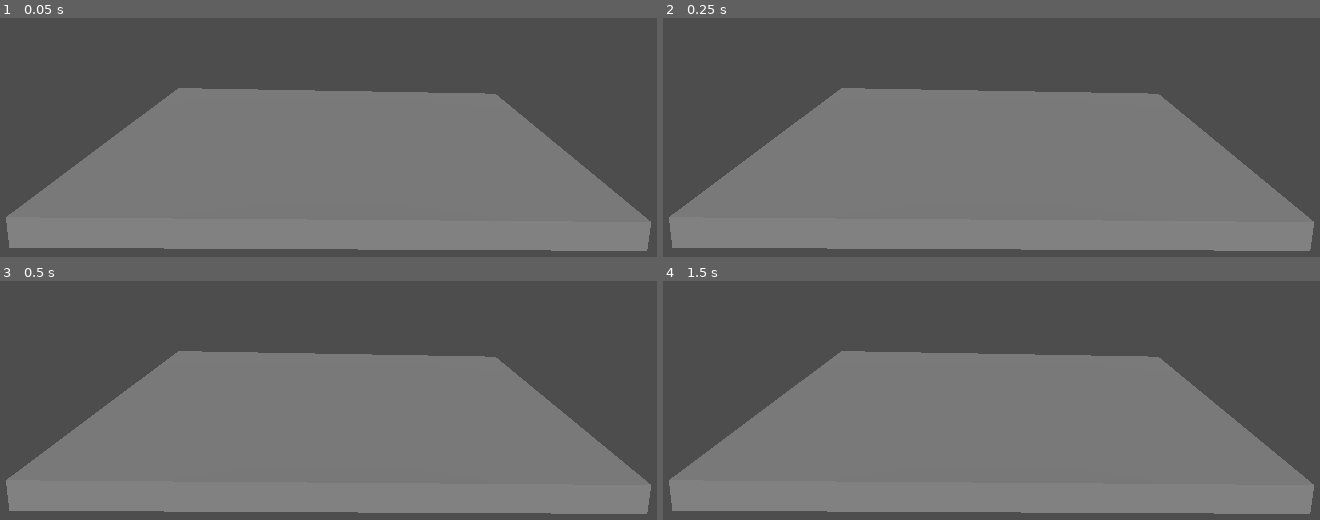
Above: before the commit, frames 1-4 (two rows, left to right).
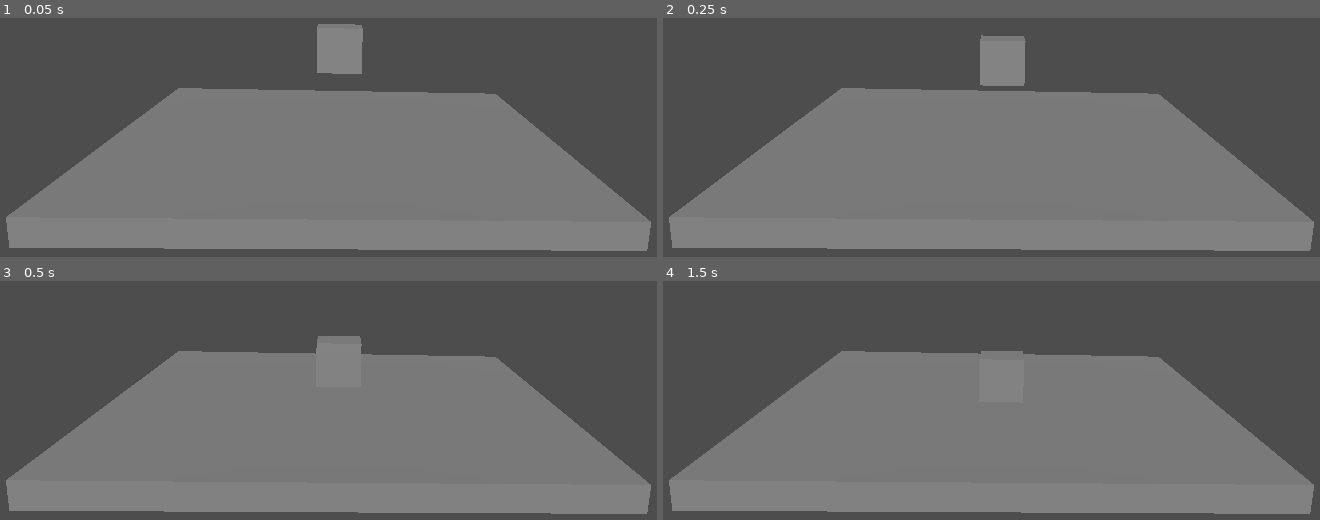
Above: after the commit, the same moments.

Repository: natmsaenz/Trabajo11-godot-a-android-3D
Game: Godot game, scene res://level_1.tscn
Same seed, same stepped clock (60 frames per second), same inputs: the game is played once before the commit and once after it. The project has no main scene, so this scene is started directly.
Inputs:
- Up to frame 1 (0.05 s): no input
- Up to frame 2 (0.25 s): no input
- Up to frame 3 (0.5 s): no input
- Up to frame 4 (1.5 s): tap Enter at 1.25 s

The runs differ from the first frame. In frame 1, 1.4% of the frame differs, in the area x 48-56%, y 2-24%; in frame 2, 1.4%, in the area x 48-56%, y 7-29%; in frame 3, 0.5%; in frame 4, less than 0.1%.

Commit message:
Escena 'block' creada e instanciada a 'level1'

Diff:
--- /dev/null
+++ b/block.tscn
@@ -0,0 +1,13 @@
+[gd_scene load_steps=3 format=3 uid="uid://dooejl0leg8h3"]
+
+[sub_resource type="BoxMesh" id="BoxMesh_7n1bc"]
+
+[sub_resource type="BoxShape3D" id="BoxShape3D_d4orv"]
+
+[node name="Block" type="RigidBody3D"]
+
+[node name="MeshInstance3D" type="MeshInstance3D" parent="."]
+mesh = SubResource("BoxMesh_7n1bc")
+
+[node name="CollisionShape3D" type="CollisionShape3D" parent="."]
+shape = SubResource("BoxShape3D_d4orv")
--- a/level_1.tscn
+++ b/level_1.tscn
@@ -1,4 +1,6 @@
-[gd_scene load_steps=3 format=3 uid="uid://bvrcc78olwes5"]
+[gd_scene load_steps=4 format=3 uid="uid://bvrcc78olwes5"]
+
+[ext_resource type="PackedScene" uid="uid://dooejl0leg8h3" path="res://block.tscn" id="1_qpybb"]
 
 [sub_resource type="BoxMesh" id="BoxMesh_e1h13"]
 size = Vector3(10, 0.5, 10)
@@ -24,3 +26,6 @@
 
 [node name="DirectionalLight3D" type="DirectionalLight3D" parent="."]
 transform = Transform3D(1, 0, 0, 0, 0.753816, 0.657086, 0, -0.657086, 0.753816, 0, 7.15093, 7.56399)
+
+[node name="Block" parent="." instance=ExtResource("1_qpybb")]
+transform = Transform3D(1, 0, 0, 0, 1, 0, 0, 0, 1, 0, 2, 0)
